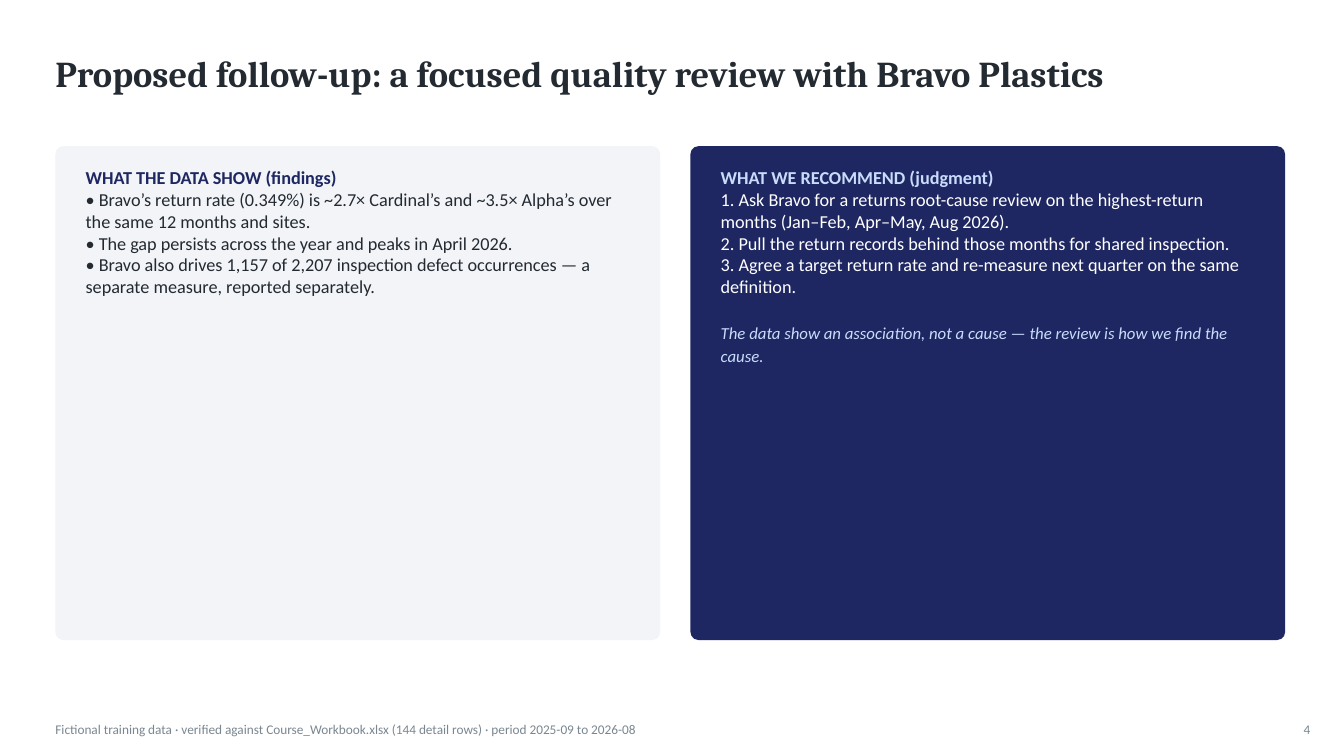
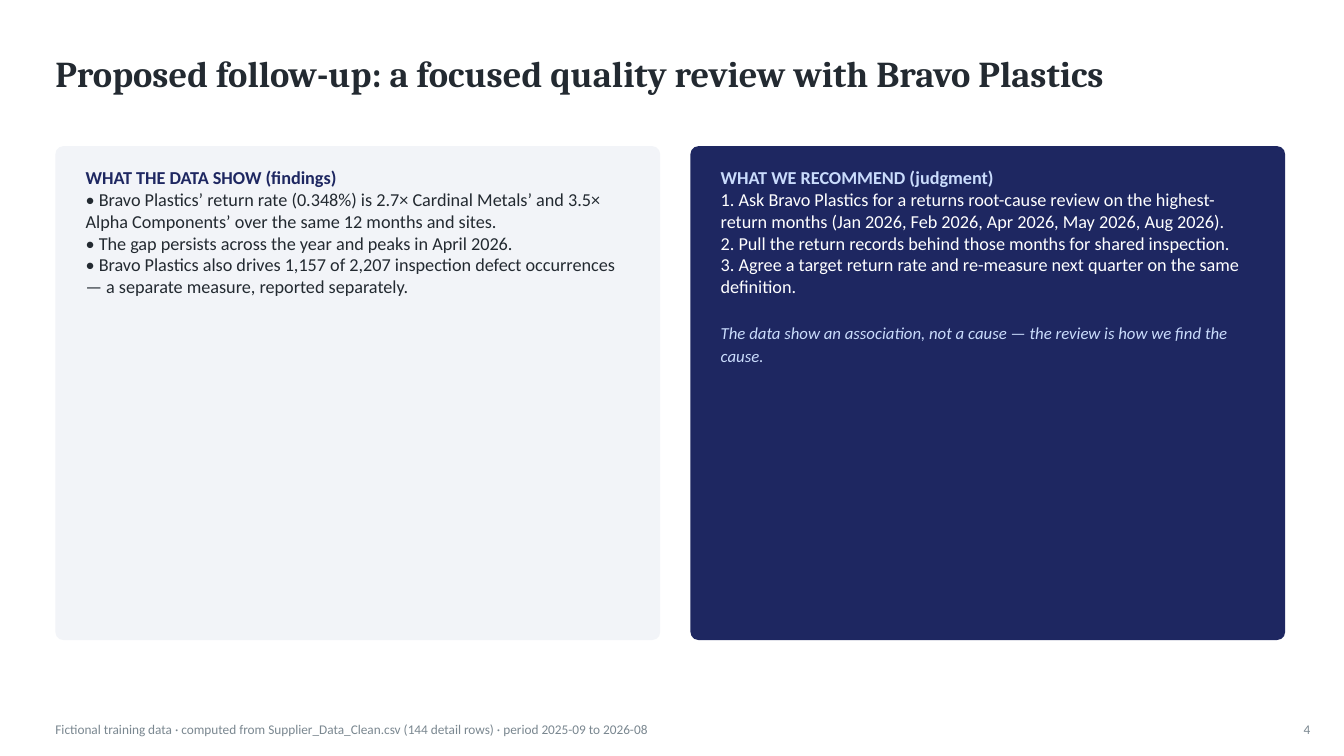
Before and after one commit to naviero1/Claude-Works, a slide deck: slide 4 of ai-training-prompt-engineering/references/exercise-data/Supplier_Quality_Mock_Presentation.pptx. Drawn at 1344x756 pixels with LibreOffice and Linux fonts; fonts in the diff are those of the drawing. Boxes give left, top, right and bottom in pixels: in the first picture for what was removed or moved away, otherwise in the second. Text is boxed around its words. In the diff, an @@ line names an element or a change of style, - is before the commit and + after.

```diff
--- a/ai-training-prompt-engineering/references/exercise-data/Supplier_Quality_Mock_Presentation.pptx
+++ b/ai-training-prompt-engineering/references/exercise-data/Supplier_Quality_Mock_Presentation.pptx
@@ text at (x1=86, y1=170, x2=615, y2=296): text changed @@
-WHAT THE DATA SHOW (findings)
-• Bravo’s return rate (0.349%) is ~2.7× Cardinal’s and ~3.5× Alpha’s over the same 12 months and sites.
-• The gap persists across the year and peaks in April 2026.
-• Bravo also drives 1,157 of 2,207 inspection defect occurrences — a separate measure, reported separately.
+WHAT THE DATA SHOW (findings)
+• Bravo Plastics’ return rate (0.348%) is 2.7× Cardinal Metals’ and 3.5× Alpha Components’ over the same 12 months and sites.
+• The gap persists across the year and peaks in April 2026.
+• Bravo Plastics also drives 1,157 of 2,207 inspection defect occurrences — a separate measure, reported separately.
@@ text at (x1=721, y1=170, x2=1239, y2=362): text changed @@
-WHAT WE RECOMMEND (judgment)
-1. Ask Bravo for a returns root-cause review on the highest-return months (Jan–Feb, Apr–May, Aug 2026).
-2. Pull the return records behind those months for shared inspection.
-3. Agree a target return rate and re-measure next quarter on the same definition.
-The data show an association, not a cause — the review is how we find the cause.
+WHAT WE RECOMMEND (judgment)
+1. Ask Bravo Plastics for a returns root-cause review on the highest-return months (Jan 2026, Feb 2026, Apr 2026, May 2026, Aug 2026).
+2. Pull the return records behind those months for shared inspection.
+3. Agree a target return rate and re-measure next quarter on the same definition.
+The data show an association, not a cause — the review is how we find the cause.
@@ text at (x1=55, y1=724, x2=647, y2=736): text changed @@
-Fictional training data · verified against Course_Workbook.xlsx (144 detail rows) · period 2025-09 to 2026-08
+Fictional training data · computed from Supplier_Data_Clean.csv (144 detail rows) · period 2025-09 to 2026-08
```
Also in this commit, not shown: 4 other slides changed, 27 other files.
